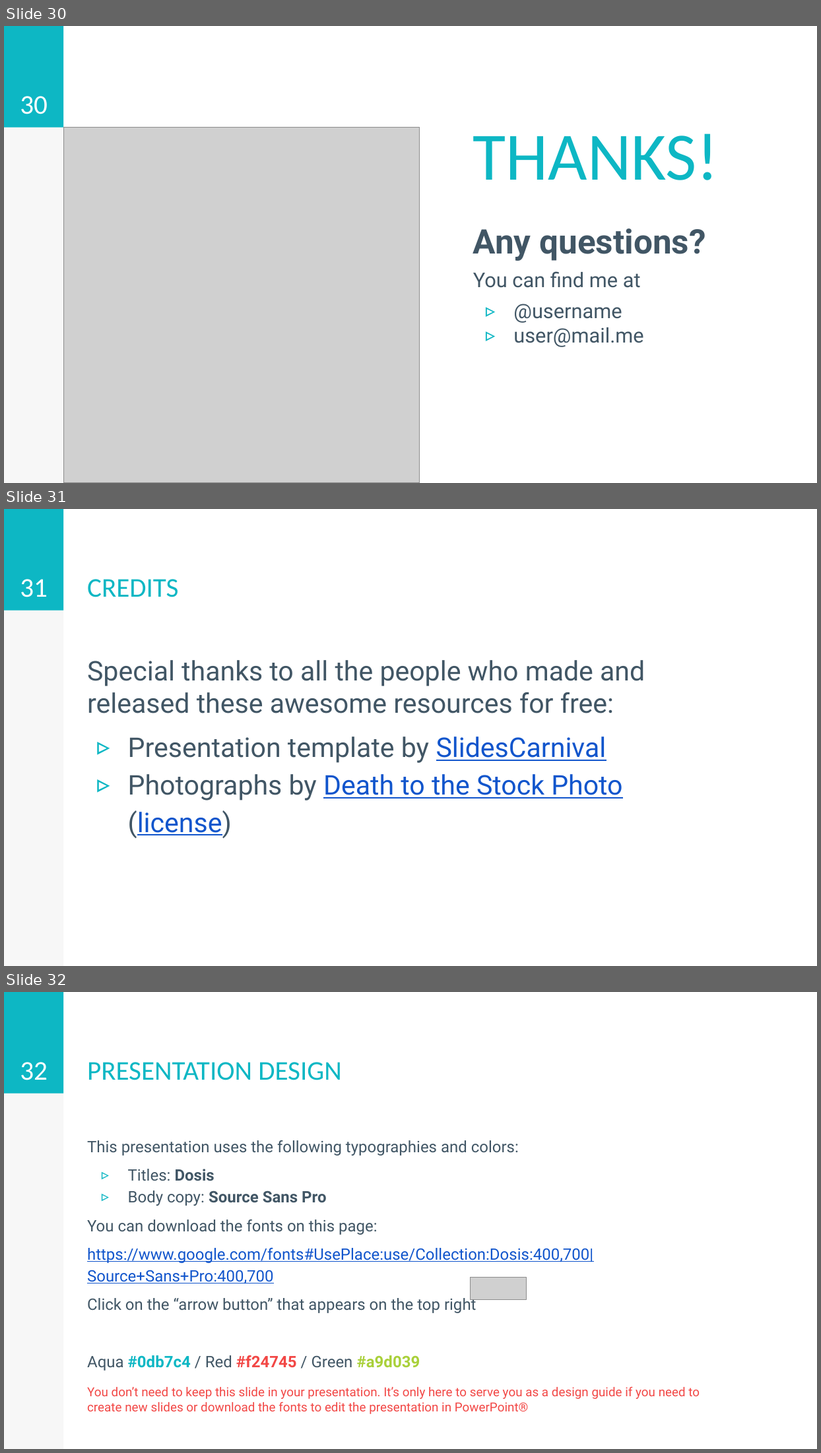
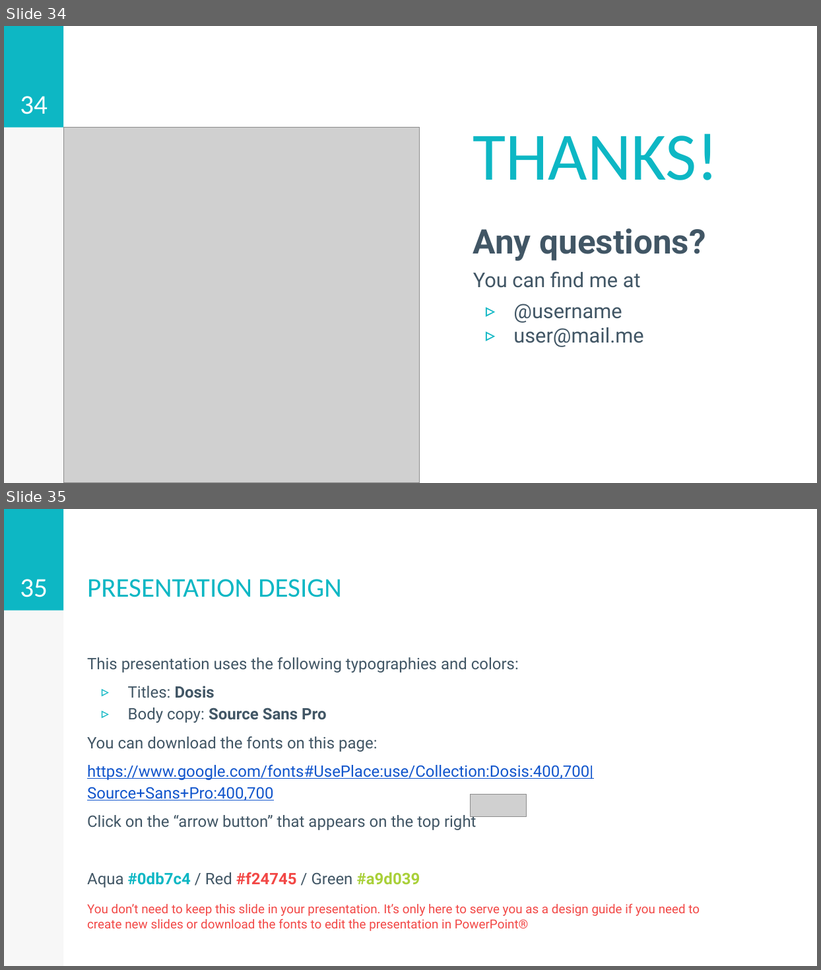
Before and after one commit to stefano-rebora/ADM_Project_2017-2018, a slide deck: documents/project_presentation.pptx. Shown one above the other, each under a label of ours: slides 30, 31 and 32 before the commit, slides 34 and 35 after it. The pictures are 821x1453 and 821x970 pixels, drawn with LibreOffice and Linux fonts; fonts in the diff are those of the drawing; grey boxes stand for pictures. Boxes give left, top, right and bottom in pixels: in the first picture for what was removed or moved away, otherwise in the second. Text is boxed around its words. In the diff, an @@ line names an element or a change of style, - is before the commit and + after.

```diff
--- a/documents/project_presentation.pptx
+++ b/documents/project_presentation.pptx
@@ slide 31 removed at (x1=4, y1=509, x2=817, y2=966), background #FFFFFF; not listed: 2 template elements that a slide beside it also shows @@
@@ page number removed at (x1=20, y1=579, x2=48, y2=597) @@
-31
@@ title removed at (x1=87, y1=579, x2=178, y2=597) @@
-CREDITS
@@ text removed at (x1=87, y1=660, x2=645, y2=838) @@
-Special thanks to all the people who made and released these awesome resources for free:
-▹ Presentation template by SlidesCarnival
-▹ Photographs by Death to the Stock Photo (license)
@@ what was slide 30 is now slide 34 @@
@@ page number at (x1=20, y1=96, x2=48, y2=114): text changed @@
-30
+34
@@ what was slide 32 is now slide 35 @@
@@ page number at (x1=20, y1=579, x2=48, y2=597): text changed @@
-32
+35
```
Also in this commit, not shown: 13 slides changed, 4 slides added.
